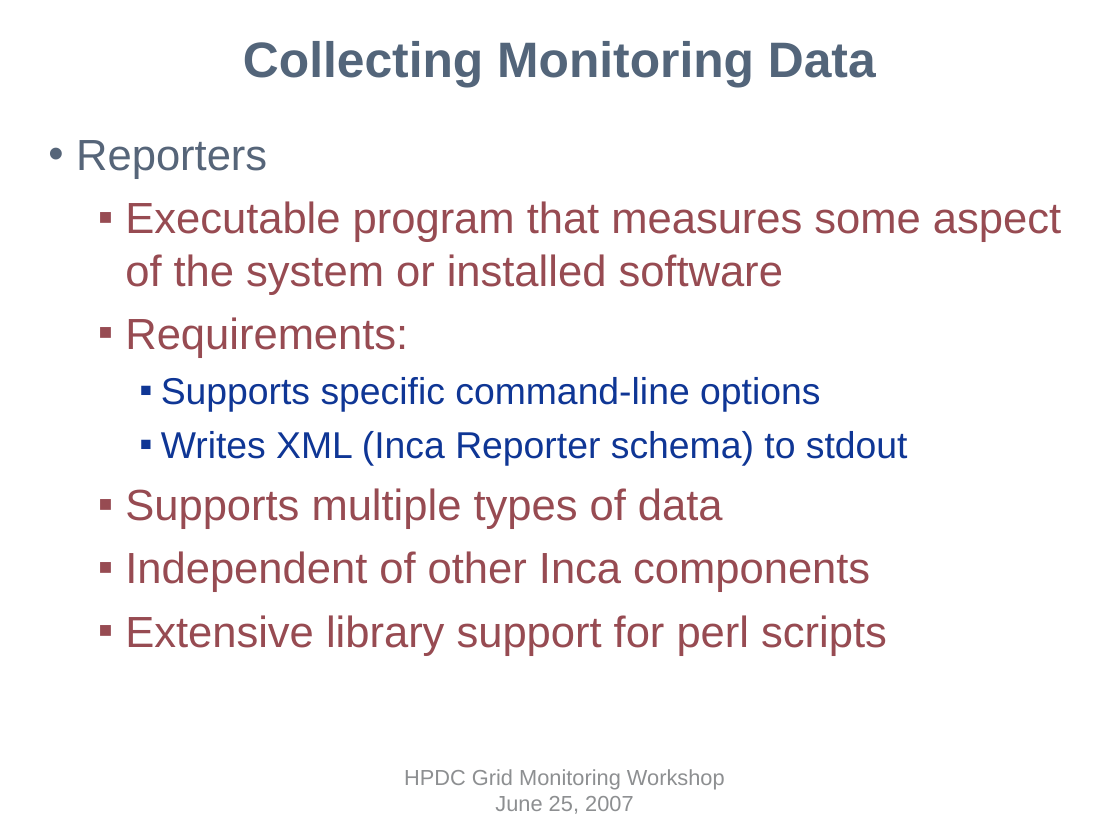
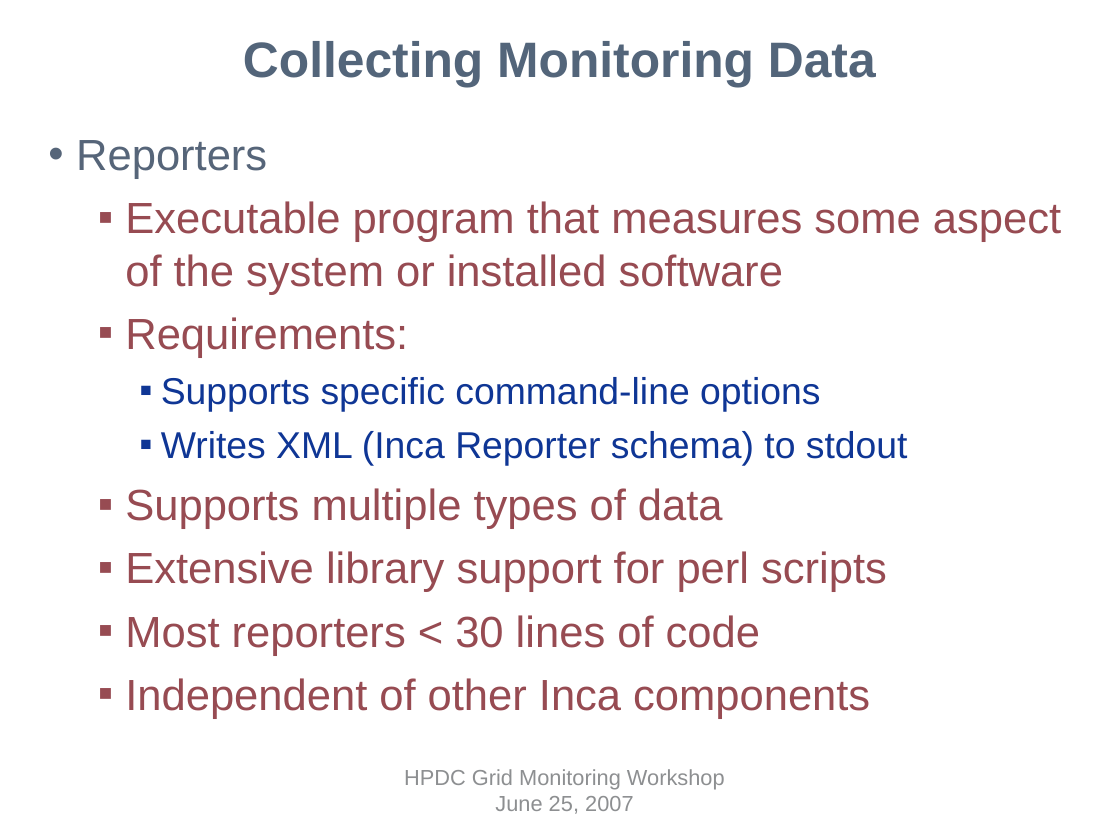
Before and after one commit to IncaProject/inca-xsede, a slide deck: slide 6 of talks/inca-gmw07.ppt. Drawn at 1120x840 pixels with LibreOffice and Linux fonts; fonts in the diff are those of the drawing; background and template pictures are left out. Boxes give left, top, right and bottom in pixels: in the first picture for what was removed or moved away, otherwise in the second. Text is boxed around its words. In the diff, an @@ line names an element or a change of style, - is before the commit and + after.

```diff
--- a/talks/inca-gmw07.ppt
+++ b/talks/inca-gmw07.ppt
@@ text at (125, 551, 887, 656): paragraphs added @@
+  ▪ Extensive library support for perl scripts
+  ▪ Most reporters < 30 lines of code
@@ text at (125, 615, 887, 656): paragraph removed @@
-  ▪ Extensive library support for perl scripts
```
Also in this commit, not shown: 9 other slides changed.
